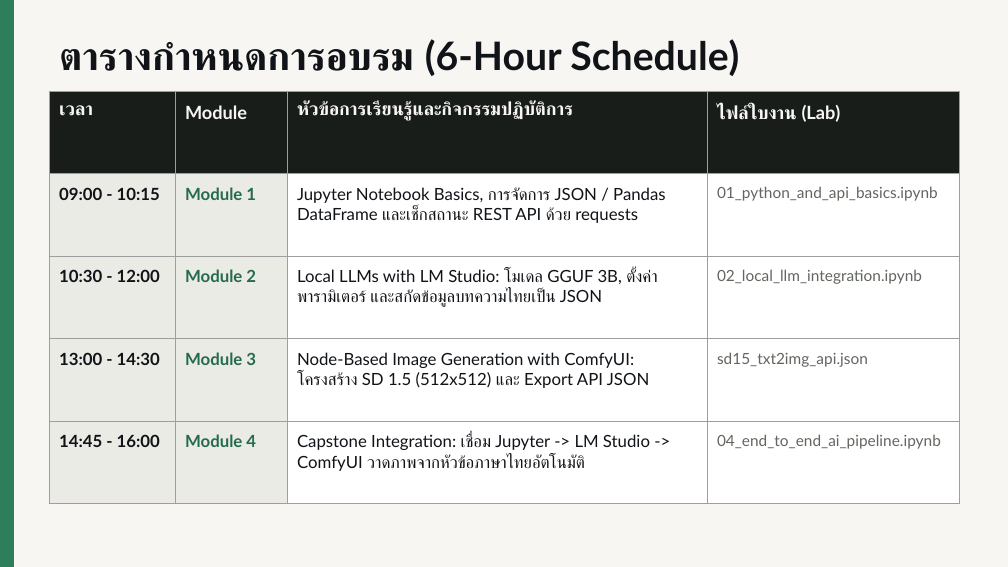
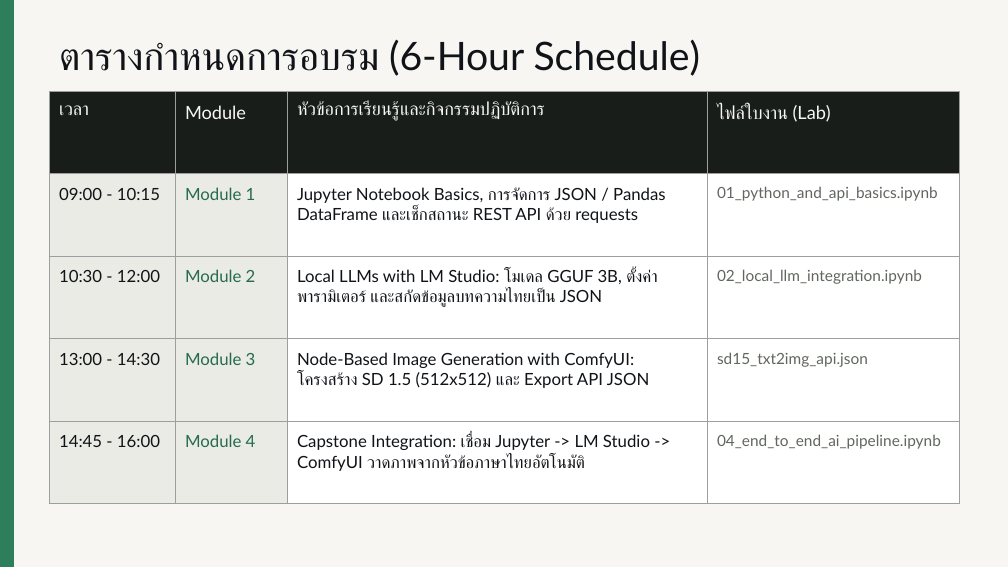
Before and after one commit to Dhanabhon/mastering-local-ai-stack, a slide deck: slide 5 of slides/Mastering_Local_AI_Stack_2026.pptx. Drawn at 1008x567 pixels with LibreOffice and Linux fonts; fonts in the diff are those of the drawing. Boxes give left, top, right and bottom in pixels: in the first picture for what was removed or moved away, otherwise in the second. Text is boxed around its words. In the diff, an @@ line names an element or a change of style, - is before the commit and + after.

Commit message:
style(slides): set all text elements across all 21 slides to Google Sans Thai

```diff
--- a/slides/Mastering_Local_AI_Stack_2026.pptx
+++ b/slides/Mastering_Local_AI_Stack_2026.pptx
@@ text "ตารางกำหนดการอบรม (6-Hour Schedule)" at box(59, 39, 700, 76): bold off @@
@@ table at box(49, 91, 960, 475) @@
@@ bold off in "เวลา", "Module", "หัวข้อการเรียนรู้และกิจกรรมปฏิบัติการ", "ไฟล์ใบงาน (Lab)" and 8 more places @@
```
Also in this commit, not shown: 20 other slides changed, 1 other file.
